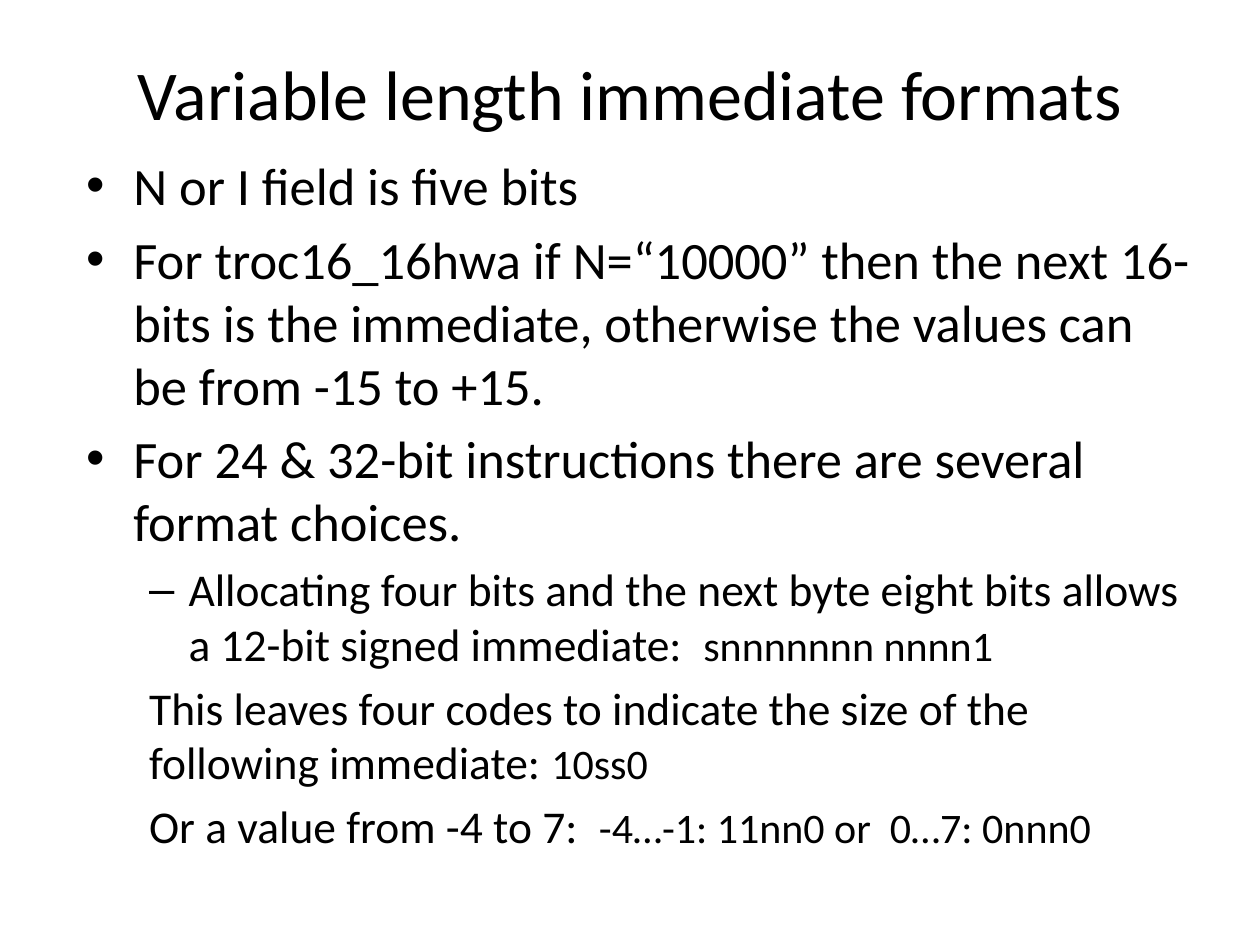
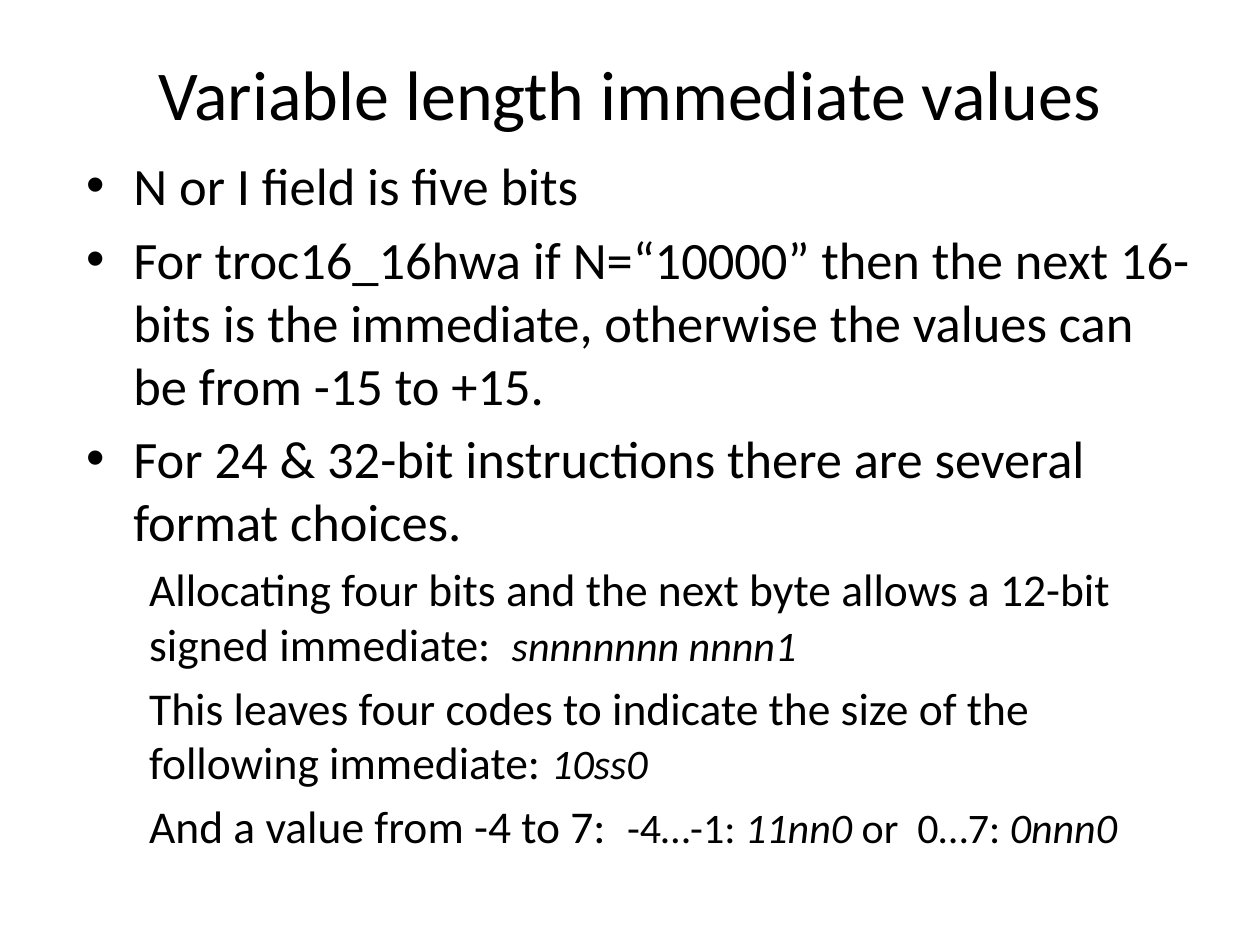
Before and after one commit to jimbrake/TROC16_16, a slide deck: slide 11 of DIY_soft-core_uP.pptx (slide 10 before the commit). Drawn at 1260x945 pixels with LibreOffice and Linux fonts; fonts in the diff are those of the drawing. Boxes give left, top, right and bottom in pixels: in the first picture for what was removed or moved away, otherwise in the second. Text is boxed around its words. In the diff, an @@ line names an element or a change of style, - is before the commit and + after.

```diff
--- a/DIY_soft-core_uP.pptx
+++ b/DIY_soft-core_uP.pptx
@@ title at [159, 71, 1101, 132]: text changed @@
-Variable length immediate formats
+Variable length immediate values
@@ text at [149, 574, 1110, 669]: text changed @@
-  – Allocating four bits and the next byte eight bits allows a 12-bit signed immediate: snnnnnnn nnnn1
+  Allocating four bits and the next byte allows a 12-bit signed immediate: snnnnnnn nnnn1
@@ text at [149, 693, 1029, 787]: italic on in "10ss0" @@
@@ text at [149, 811, 1117, 844]: text changed @@
-  Or a value from -4 to 7: -4…-1: 11nn0 or 0…7: 0nnn0
+  And a value from -4 to 7: -4…-1: 11nn0 or 0…7: 0nnn0
```
Also in this commit, not shown: 15 other slides changed.
